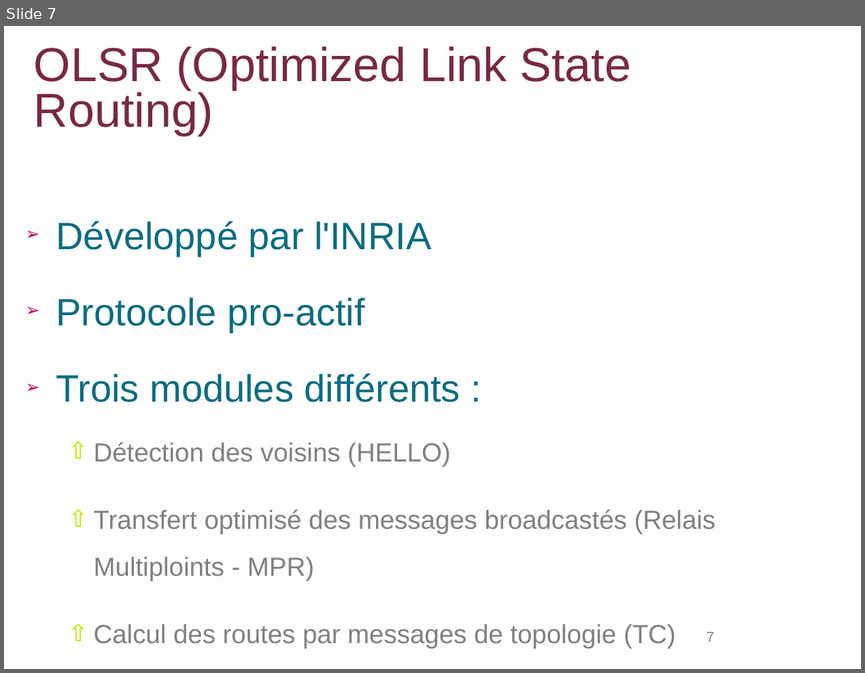
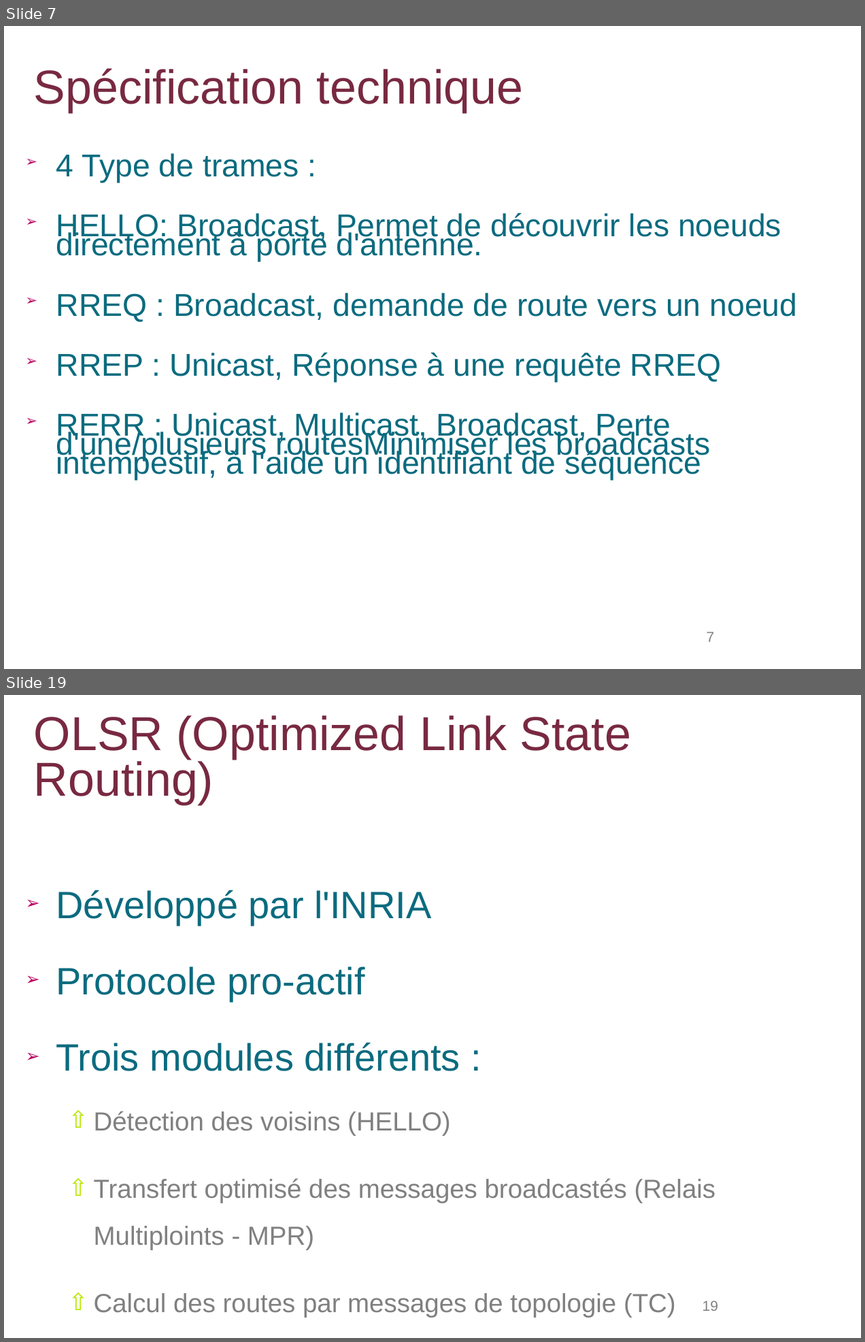
Before and after one commit to lbarbisan/adhoc, a slide deck: work/les_routages_adhoc.odp. Shown one above the other, each under a label of ours: slide 7 before the commit, slides 7 and 19 after it; the slides between them are not shown. The pictures are 865x673 and 865x1342 pixels, drawn with LibreOffice and Linux fonts; fonts in the diff are those of the drawing; background and template pictures are left out. Boxes give left, top, right and bottom in pixels: in the first picture for what was removed or moved away, otherwise in the second. Text is boxed around its words. In the diff, an @@ line names an element or a change of style, - is before the commit and + after.

```diff
--- a/work/les_routages_adhoc.odp
+++ b/work/les_routages_adhoc.odp
@@ slide 7 added at <box>4,26,861,669</box>, background #FFFFFF @@
@@ title added at <box>34,68,523,112</box>, 40 pt, text #782941 @@
+Spécification technique
@@ text added at <box>56,153,797,480</box>, 26.5 pt, text #0B6B7F @@
+➢ 4 Type de trames :
+➢ HELLO: Broadcast, Permet de découvrir les noeuds directement à porté d'antenne.
+➢ RREQ : Broadcast, demande de route vers un noeud
+➢ RREP : Unicast, Réponse à une requête RREQ
+➢ RERR : Unicast, Multicast, Broadcast, Perte d'une/plusieurs routesMinimiser les broadcasts intempestif, à l'aide un identifiant de séquence
@@ page number added at <box>706,631,715,641</box>, 12 pt, text #808080 @@
+7
@@ what was slide 7 is now slide 19 @@
@@ page number at <box>702,1300,718,1310</box>: text changed @@
-7
+19
```
Also in this commit, not shown: 26 slides changed, 12 other slides added, 1 slide removed.
